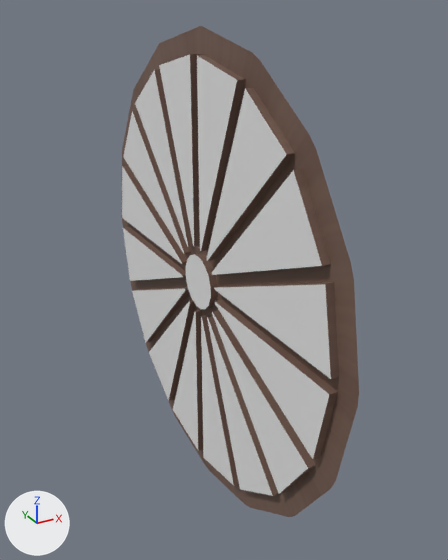
A saved change to the FBX model Assets/NL_Level/EnvironmentAssets/CircleWindow/CircleWindow.fbx.
Rendered twice from a camera (50 mm lens) standing at (-8.36, -16.49, 8.13) and looking at (0.41, -0.54, 0.16). The lights are fixed; the arrows at lower left show +X, +Y and +Z. Where no turn or scale is listed for an object, it has been applied to the vertices.
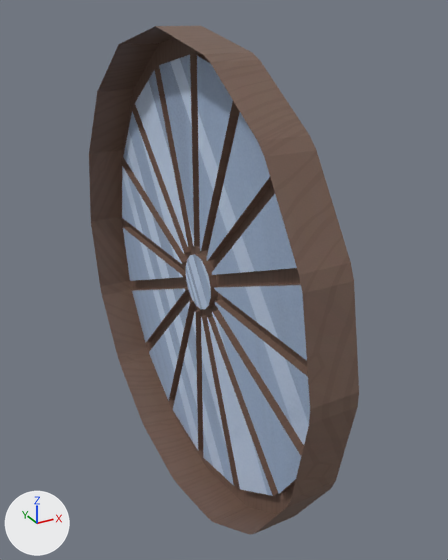
Commit message: New window

Changed parts and their boxes [x1, y1, x2, y2] in the pictures (448 x 560 px):
'Cylinder.001', surface changed, reshaped (grey to blue, 14% wider)
    before: [122, 26, 359, 517]
    after: [89, 26, 359, 534]
part 1 of me_cylinder, added (brown)
    after: [89, 26, 359, 534]
part 2 of me_cylinder, surface changed (grey to blue)
    both: [122, 37, 310, 514]

What changed in the scene script:
```text
Add img_glass_png:
    img_glass_png = load_image('Glass.png', 'Glass.png', 512, 512, 'sRGB')
Change mat_glass:
    remove mat_glass.base_color = (0.8, 0.8, 0.8)  # white #e7e7e7
    add mat_glass.texture = img_glass_png
Change me_cylinder:
    used by ob_cylinder_001; location = (0.0, 0.0, 0.0)
    remove me_cylinder.from_pydata(...)  # 226 vertices, 225 faces; spans x -0.3..0.0, y -7.6..7.6, z -7.6..7.7
    add me_cylinder.from_pydata(...)  # 254 vertices, 253 faces; spans x -1.4..0.0, y -7.6..7.6, z -7.6..7.7
    me_cylinder part 1
    28 new vertices lie (-1.4, 0.0, 0.0) away from vertices in x 0.0, y -7.6..7.6, z -7.6..7.7
    28 new faces join them, mat_wood (picture img_t_basicwood_tiling_png)
    me_cylinder part 2: 225 kept faces spanning x -0.3..0.0, y -7.6..7.6, z -7.6..7.7 get new texture (UV) coordinates
```
